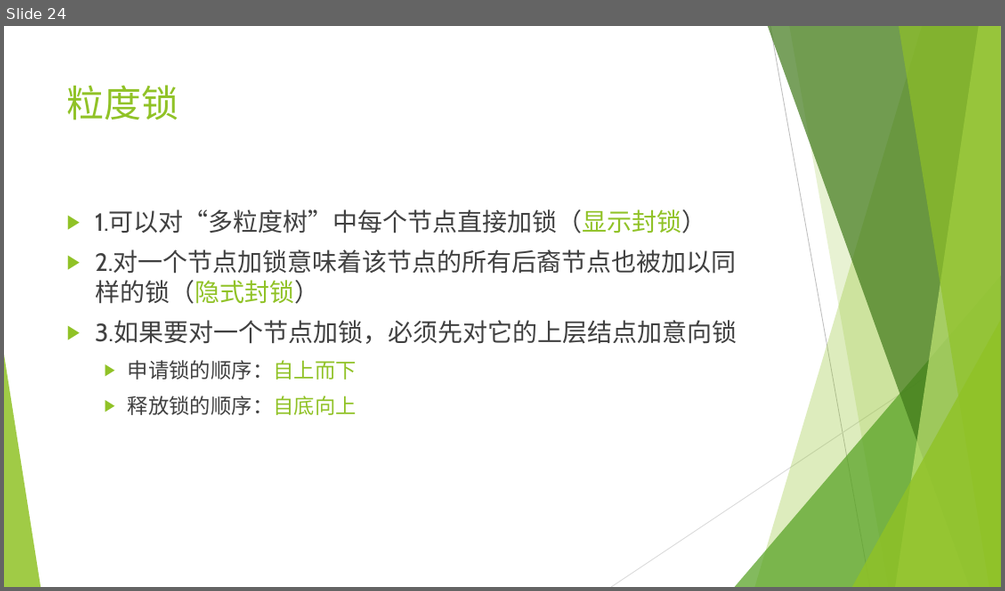
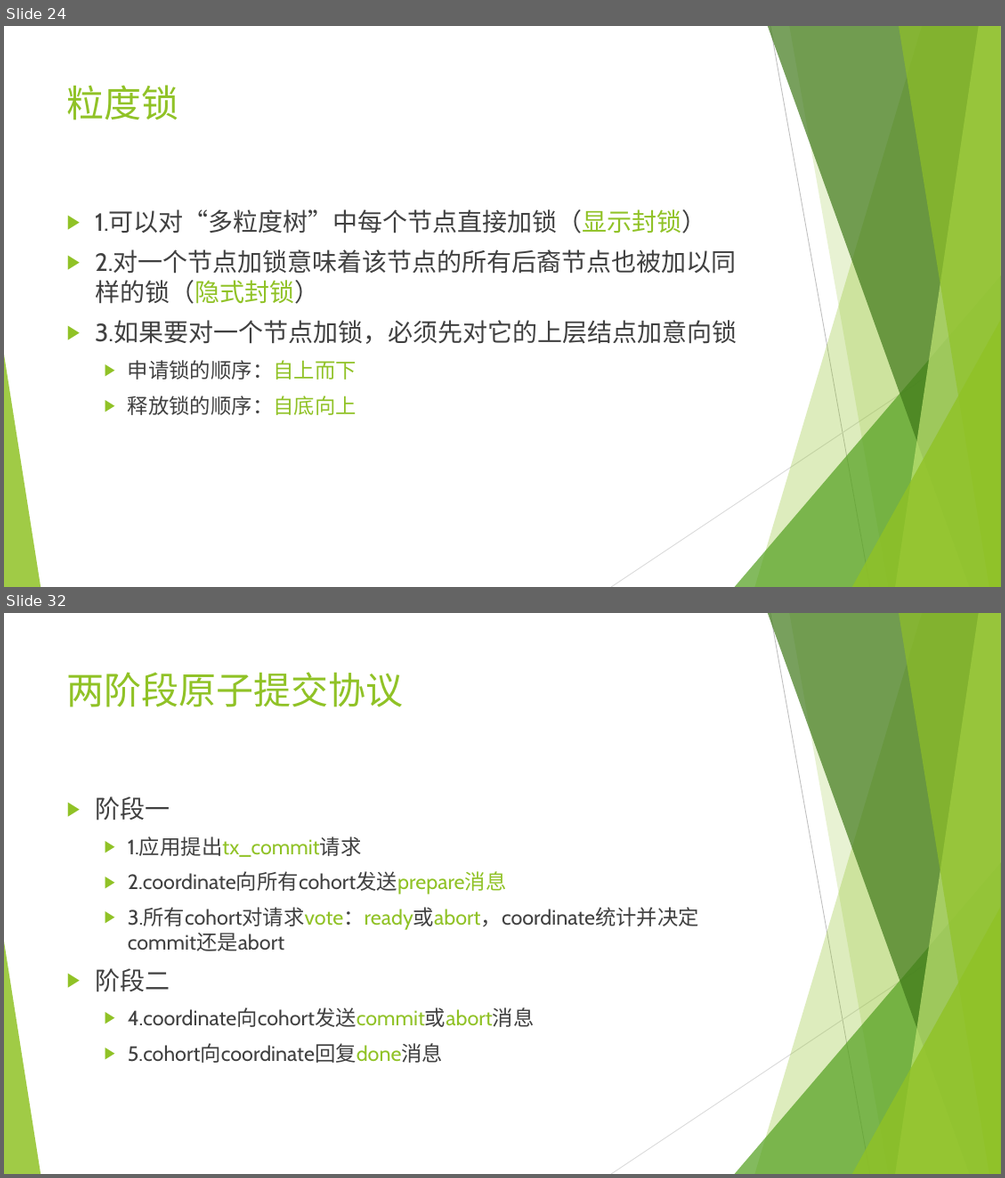
Before and after one commit to jkfhklh/database, a slide deck: 数据库 DZ1533016 刘子凡.pptx. Shown one above the other, each under a label of ours: slide 24 before the commit, slides 24 and 32 after it; the slides between them are not shown. The pictures are 1005x591 and 1005x1178 pixels, drawn with LibreOffice and Linux fonts; fonts in the diff are those of the drawing. Boxes give left, top, right and bottom in pixels: in the first picture for what was removed or moved away, otherwise in the second. Text is boxed around its words. In the diff, an @@ line names an element or a change of style, - is before the commit and + after.

```diff
--- a/数据库 DZ1533016 刘子凡.pptx
+++ b/数据库 DZ1533016 刘子凡.pptx
@@ slide 32 added at (4, 613, 1001, 1174), background #FFFFFF; not listed: 10 template elements that a slide beside it also shows @@
@@ title added at (67, 672, 404, 707), 36 pt, text #90C226 @@
+两阶段原子提交协议
@@ text added at (95, 796, 699, 1062), 20 pt, text #404040 @@
+▶ 阶段一
+  ▶ 1.应用提出tx_commit请求
+  ▶ 2.coordinate向所有cohort发送prepare消息
+  ▶ 3.所有cohort对请求vote：ready或abort，coordinate统计并决定commit还是abort
+▶ 阶段二
+  ▶ 4.coordinate向cohort发送commit或abort消息
+  ▶ 5.cohort向coordinate回复done消息
```
Also in this commit, not shown: 1 slide changed, 15 other slides added, 1 other file.
